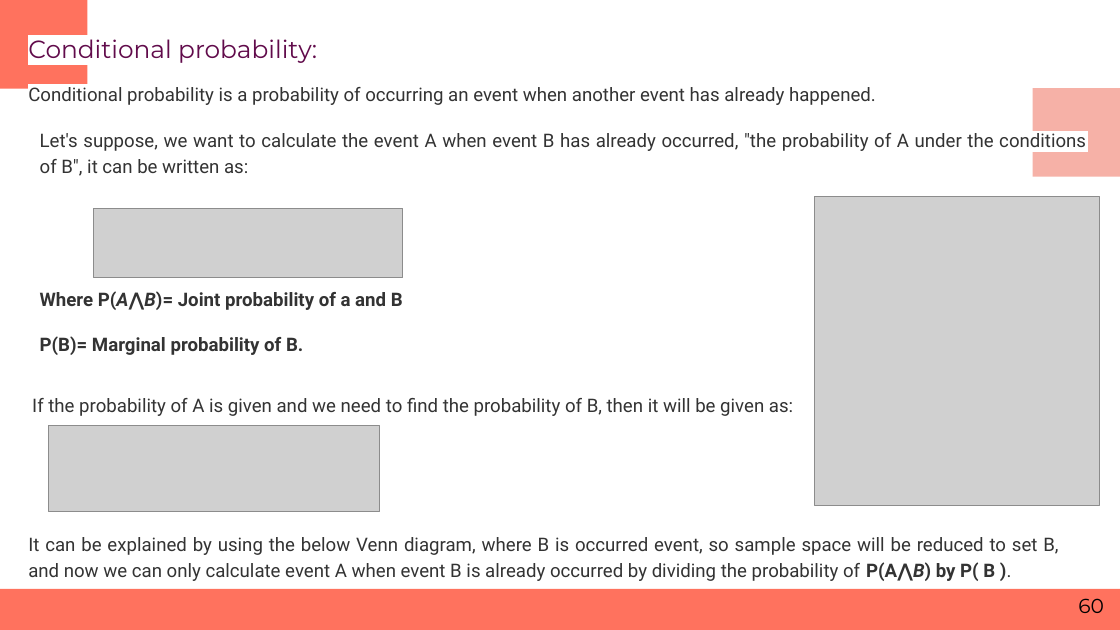
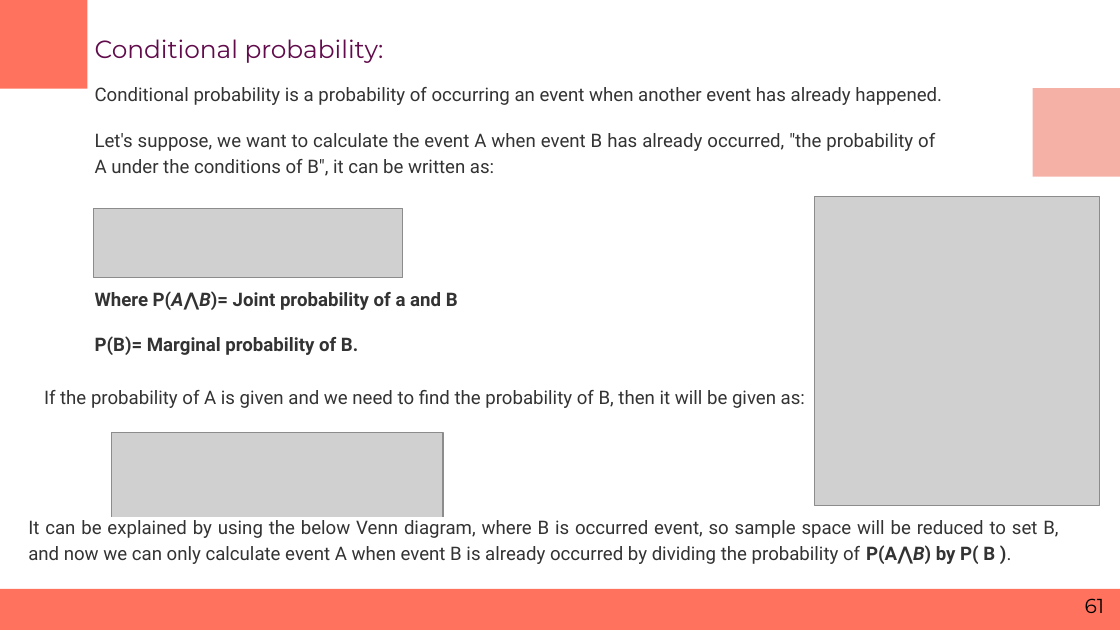
Before and after one commit to RashmivernekarN/ai_with_python_keonics, a slide deck: slide 61 of Module3/Business Statistics.pptx (slide 60 before the commit). Drawn at 1120x630 pixels with LibreOffice and Linux fonts; fonts in the diff are those of the drawing; grey boxes stand for pictures. Boxes give left, top, right and bottom in pixels: in the first picture for what was removed or moved away, otherwise in the second. Text is boxed around its words. In the diff, an @@ line names an element or a change of style, - is before the commit and + after.

```diff
--- a/Module3/Business Statistics.pptx
+++ b/Module3/Business Statistics.pptx
@@ text "Conditional probability:" rewrapped from (x1=28, y1=34, x2=876, y2=105) to (x1=95, y1=39, x2=942, y2=105) @@
@@ text "Let's suppose, we want to ..." rewrapped from (x1=40, y1=130, x2=1086, y2=355) to (x1=95, y1=133, x2=935, y2=355) @@
@@ text "If the probability of A ..." moved from (x1=32, y1=398, x2=793, y2=416) to (x1=44, y1=390, x2=805, y2=408) @@
@@ text "If the probability of A ..." at (x1=44, y1=390, x2=805, y2=408): line spacing 1.15 to 1.5 @@
@@ picture moved from (x1=48, y1=426, x2=380, y2=512) to (x1=112, y1=432, x2=444, y2=519) @@
@@ text "It can be explained by ..." moved from (x1=28, y1=537, x2=1058, y2=581) to (x1=28, y1=520, x2=1058, y2=564) @@
@@ page number at (x1=1085, y1=598, x2=1105, y2=613): text changed @@
-60
+61
```
Also in this commit, not shown: 6 other slides changed, 1 slide added, 1 other file.
